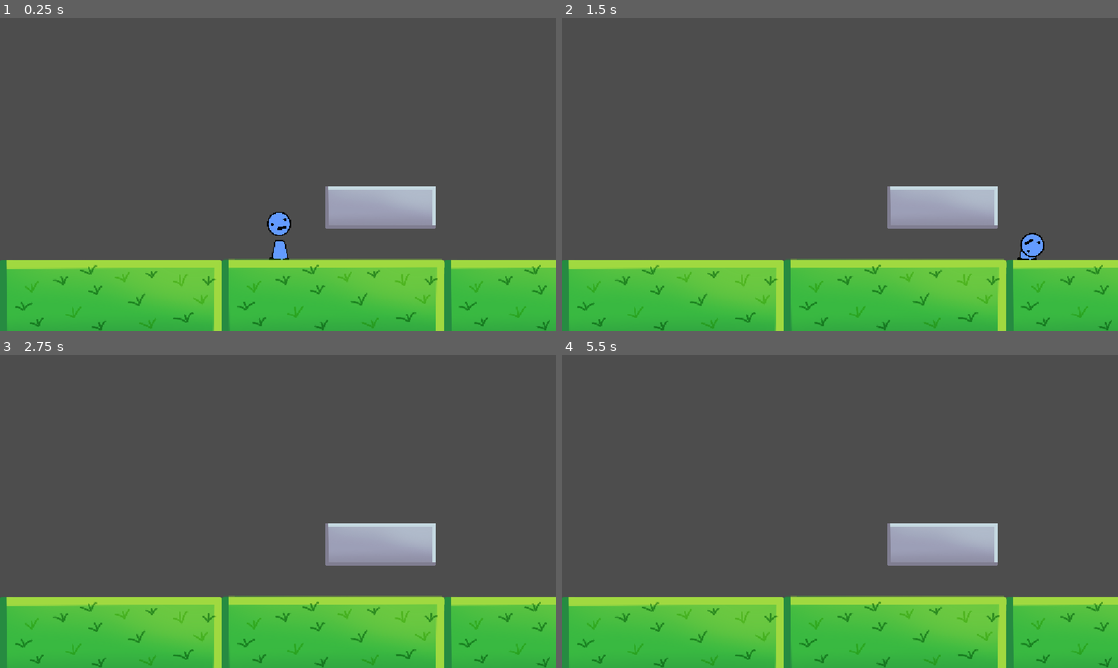
Above: before the commit, frames 1-4 (two rows, left to right).
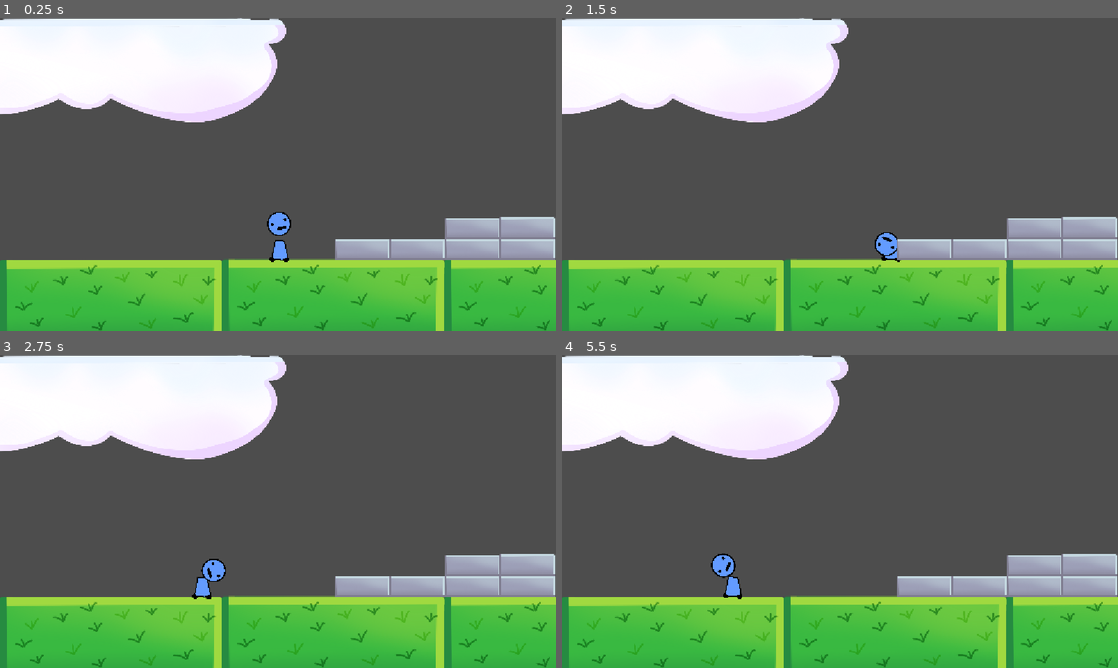
Above: after the commit, the same moments.

Repository: average4136/head-over-heels-game
Game: Godot game, scene res://Scenes/playtest_level.tscn
Two runs of this game, one before a commit and one after it. Both use one fixed random seed, a clock stepped at 60 frames per second and the inputs below. This scene is started directly instead of the project's main scene.
Inputs:
- Up to frame 1 (0.25 s): no input
- Up to frame 2 (1.5 s): tap Enter (ui_accept) at 0.5 s; hold D (move_right) from 0.53 s (still down); tap Space (jump) at 0.77 s
- Up to frame 3 (2.75 s): tap Space (jump) at 1.52 s; release D (move_right) at 2.03 s; hold A (move_left) from 2.03 s (still down)
- Up to frame 4 (5.5 s): release A (move_left) at 2.78 s; hold D (move_right) 2.78-4.28 s; tap Space (jump) at 3.02, 3.77, 4.52 s; hold A (move_left) 4.28-5.03 s; hold D (move_right) from 5.03 s (still down)

The runs differ from the first frame. In frame 1, 21% of the frame differs, in the area x 0-100%, y 0-78%; in frame 2, 22%; in frame 3, 22%; in frame 4, 22%.

Commit message:
added ice platforms, work on main level

Diff:
--- /dev/null
+++ b/Scenes/Objects/ice_block.tscn
@@ -0,0 +1,22 @@
+[gd_scene format=3 uid="uid://dqyftoe55durm"]
+
+[ext_resource type="Texture2D" uid="uid://cjv8cierj1i4s" path="res://Assets/Hannah's Drawn Assets/ice block.png" id="1_cukdt"]
+
+[sub_resource type="PhysicsMaterial" id="PhysicsMaterial_00yqa"]
+friction = 0.3
+
+[sub_resource type="RectangleShape2D" id="RectangleShape2D_fa70v"]
+size = Vector2(51, 20)
+
+[node name="StaticBody2D" type="StaticBody2D" unique_id=1447629716]
+scale = Vector2(5, 5)
+physics_material_override = SubResource("PhysicsMaterial_00yqa")
+
+[node name="CollisionShape2D" type="CollisionShape2D" parent="." unique_id=644094137]
+position = Vector2(15.5, 0)
+shape = SubResource("RectangleShape2D_fa70v")
+
+[node name="Sprite2D" type="Sprite2D" parent="CollisionShape2D" unique_id=1592349346]
+position = Vector2(-1.6391277e-06, 1.4901161e-07)
+scale = Vector2(0.055609755, 0.057692308)
+texture = ExtResource("1_cukdt")
--- a/Scenes/playtest_level.tscn
+++ b/Scenes/playtest_level.tscn
@@ -3,30 +3,77 @@
 [ext_resource type="PackedScene" uid="uid://bxxdsh4xifwoa" path="res://Scenes/Entities/Guy.tscn" id="1_h3lg6"]
 [ext_resource type="Texture2D" uid="uid://bvhsuxpp5ta4c" path="res://Assets/Hannah's Drawn Assets/grass block.png" id="2_iabvn"]
 [ext_resource type="PackedScene" uid="uid://bqg68mukgpldk" path="res://Scenes/Objects/stone_platform.tscn" id="3_h3lg6"]
+[ext_resource type="Texture2D" uid="uid://cphuuhqlegouj" path="res://Assets/Hannah's Drawn Assets/cloud.png" id="4_82pr1"]
+
+[sub_resource type="WorldBoundaryShape2D" id="WorldBoundaryShape2D_fa70v"]
+
+[sub_resource type="WorldBoundaryShape2D" id="WorldBoundaryShape2D_17vin"]
 
 [sub_resource type="WorldBoundaryShape2D" id="WorldBoundaryShape2D_00yqa"]
 
 [node name="World" type="Node2D" unique_id=1389158044]
 
+[node name="left wall" type="StaticBody2D" parent="." unique_id=297116669]
+
+[node name="CollisionShape2D" type="CollisionShape2D" parent="left wall" unique_id=1616038031]
+position = Vector2(-1153, -163)
+rotation = 1.5707964
+shape = SubResource("WorldBoundaryShape2D_fa70v")
+
+[node name="right wall" type="StaticBody2D" parent="." unique_id=2064300796]
+position = Vector2(1150, -103)
+rotation = -1.5707964
+
+[node name="CollisionShape2D" type="CollisionShape2D" parent="right wall" unique_id=349010929]
+shape = SubResource("WorldBoundaryShape2D_17vin")
+
+[node name="Floor" type="StaticBody2D" parent="." unique_id=1537513157]
+
+[node name="CollisionShape2D" type="CollisionShape2D" parent="Floor" unique_id=1565396655]
+shape = SubResource("WorldBoundaryShape2D_00yqa")
+
+[node name="GrassBlock3" type="Sprite2D" parent="Floor/CollisionShape2D" unique_id=685390045]
+position = Vector2(1153, 174)
+texture = ExtResource("2_iabvn")
+
+[node name="GrassBlock" type="Sprite2D" parent="Floor/CollisionShape2D" unique_id=467663871]
+position = Vector2(-689, 175)
+texture = ExtResource("2_iabvn")
+
+[node name="GrassBlock2" type="Sprite2D" parent="Floor/CollisionShape2D" unique_id=364993220]
+position = Vector2(232, 173)
+texture = ExtResource("2_iabvn")
+
 [node name="Guy" parent="." unique_id=1796156875 instance=ExtResource("1_h3lg6")]
 position = Vector2(6, -3)
 
-[node name="StaticBody2D" type="StaticBody2D" parent="." unique_id=1537513157]
+[node name="Start area" type="Node2D" parent="." unique_id=1905083718]
 
-[node name="CollisionShape2D" type="CollisionShape2D" parent="StaticBody2D" unique_id=1565396655]
-shape = SubResource("WorldBoundaryShape2D_00yqa")
+[node name="Stone platform2" parent="Start area" unique_id=859276587 instance=ExtResource("3_h3lg6")]
+position = Vector2(240, -87)
+scale = Vector2(0.5, 0.5)
 
-[node name="GrassBlock3" type="Sprite2D" parent="StaticBody2D/CollisionShape2D" unique_id=685390045]
-position = Vector2(1153, 174)
-texture = ExtResource("2_iabvn")
+[node name="Stone platform" parent="Start area" unique_id=2081943453 instance=ExtResource("3_h3lg6")]
+position = Vector2(466, -88)
+scale = Vector2(0.5, 0.5)
 
-[node name="GrassBlock" type="Sprite2D" parent="StaticBody2D/CollisionShape2D" unique_id=467663871]
-position = Vector2(-689, 175)
-texture = ExtResource("2_iabvn")
+[node name="Cloud" type="Sprite2D" parent="." unique_id=354234418]
+position = Vector2(-651, -788)
+scale = Vector2(0.670205, 0.6756624)
+texture = ExtResource("4_82pr1")
 
-[node name="GrassBlock2" type="Sprite2D" parent="StaticBody2D/CollisionShape2D" unique_id=364993220]
-position = Vector2(232, 173)
-texture = ExtResource("2_iabvn")
+[node name="Stone platform2" parent="." unique_id=107939614 instance=ExtResource("3_h3lg6")]
+position = Vector2(696, -175)
+scale = Vector2(0.5, 0.5)
 
-[node name="Stone platform" parent="." unique_id=107939614 instance=ExtResource("3_h3lg6")]
-position = Vector2(205, -306)
+[node name="Stone platform" parent="." unique_id=1020643056 instance=ExtResource("3_h3lg6")]
+position = Vector2(922, -176)
+scale = Vector2(0.5, 0.5)
+
+[node name="Stone platform3" parent="." unique_id=793650110 instance=ExtResource("3_h3lg6")]
+position = Vector2(696, -87)
+scale = Vector2(0.5, 0.5)
+
+[node name="Stone platform4" parent="." unique_id=1248862601 instance=ExtResource("3_h3lg6")]
+position = Vector2(922, -88)
+scale = Vector2(0.5, 0.5)
